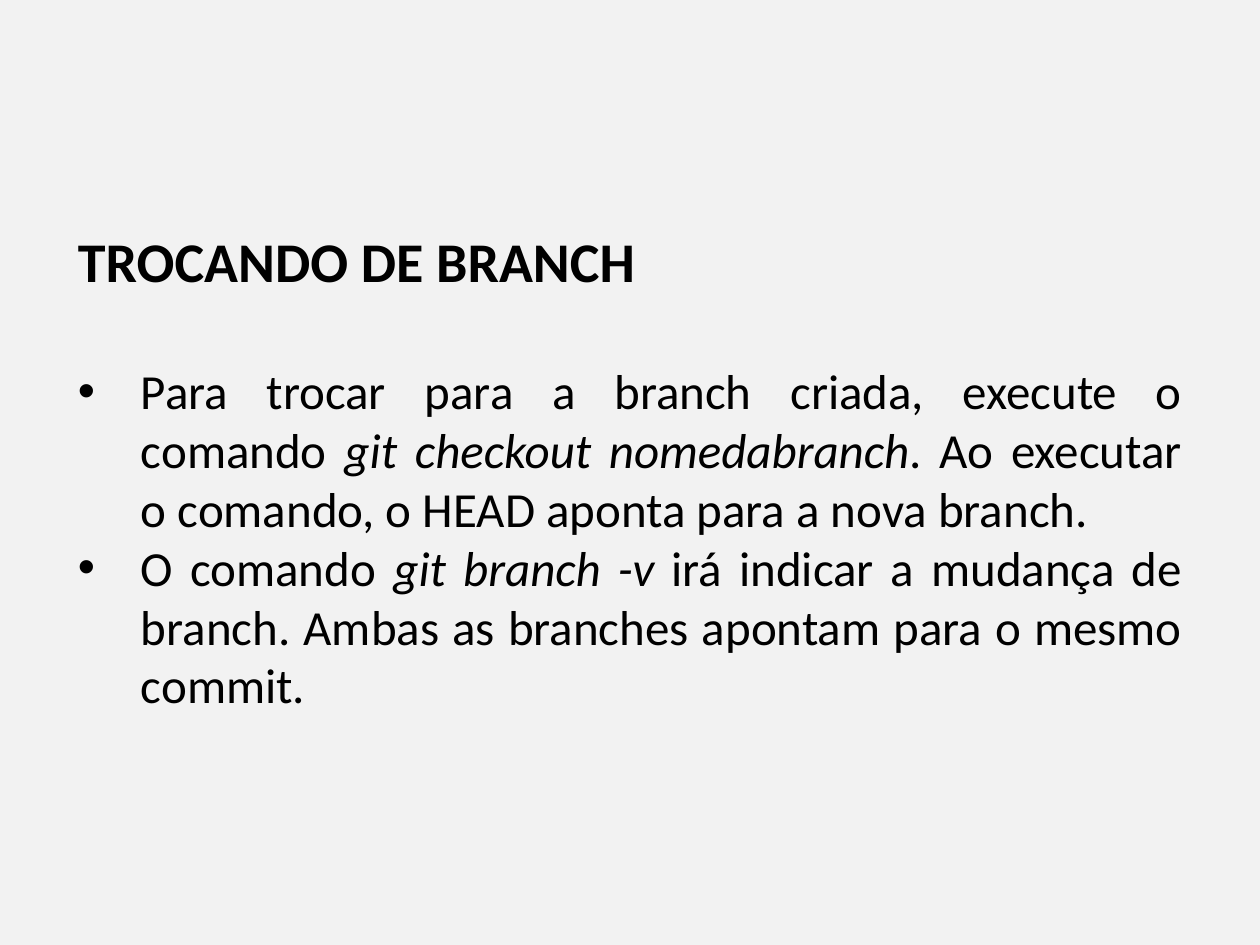
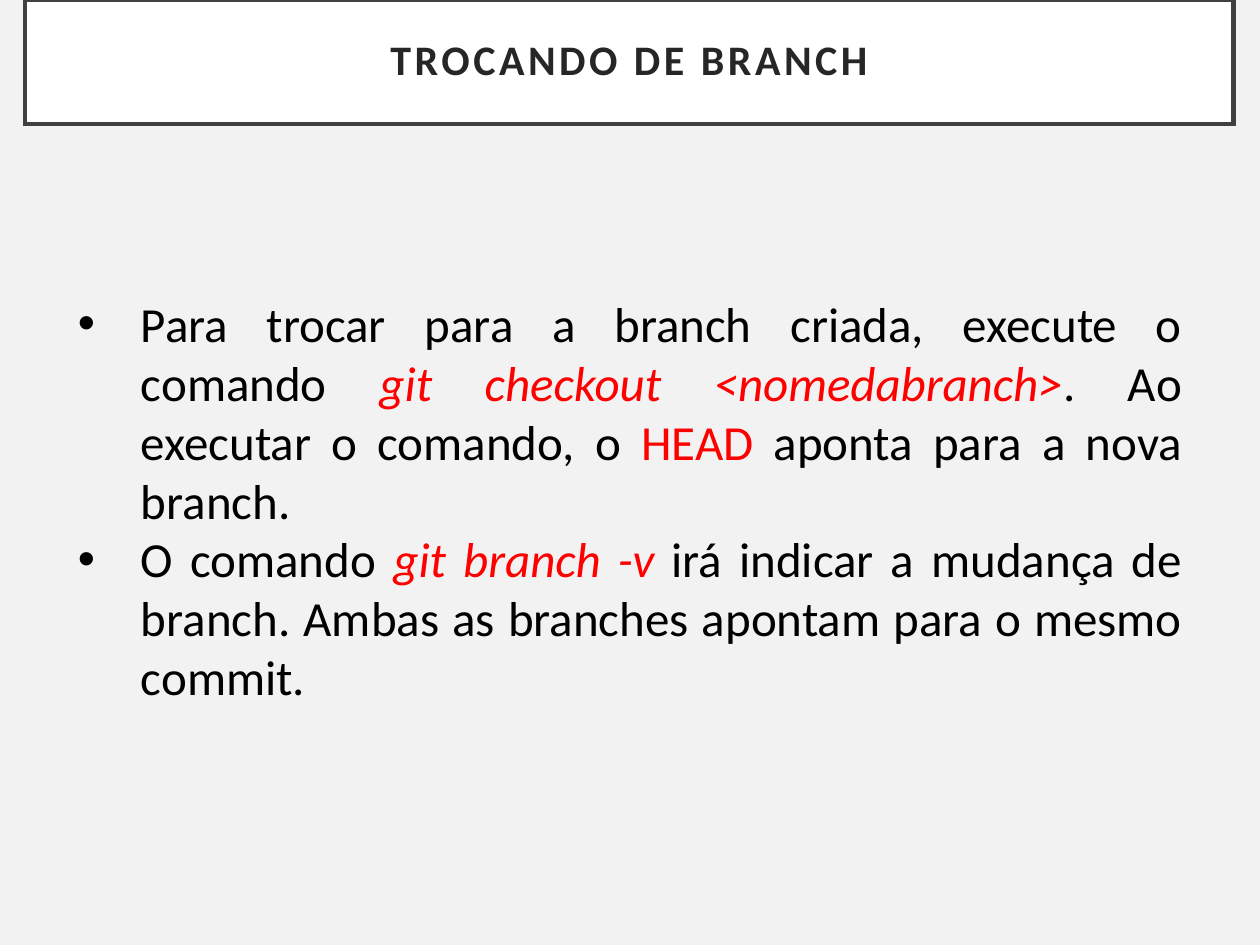
Before and after one commit to Paulo-UNIRON/aula_git_2020.2, a slide deck: slide 13 of Controlando versões com Git e Github - Capítulo VI.pptx (slide 14 before the commit). Drawn at 1260x945 pixels with LibreOffice and Linux fonts; fonts in the diff are those of the drawing. Boxes give left, top, right and bottom in pixels: in the first picture for what was removed or moved away, otherwise in the second. Text is boxed around its words. In the diff, an @@ line names an element or a change of style, - is before the commit and + after.

```diff
--- a/Controlando versões com Git e Github - Capítulo VI.pptx
+++ b/Controlando versões com Git e Github - Capítulo VI.pptx
@@ rectangle added at (25,0,1234,125), fill #FFFFFF, outline #404040 2.5 pt, 24 pt, text #262626, bold @@
+TROCANDO DE BRANCH
@@ text at (141,308,1182,520): text changed @@
-TROCANDO DE BRANCH
-• Para trocar para a branch criada, execute o comando git checkout nomedabranch. Ao executar o comando, o HEAD aponta para a nova branch.
+• Para trocar para a branch criada, execute o comando git checkout <nomedabranch>. Ao executar o comando, o HEAD aponta para a nova branch.
@@ text at (141,543,1182,644): text colour #000000 to #FF0000 in "git branch -v" @@
```
Also in this commit, not shown: 6 other slides changed, 3 slides added, 115 slides removed, 1 other file.
